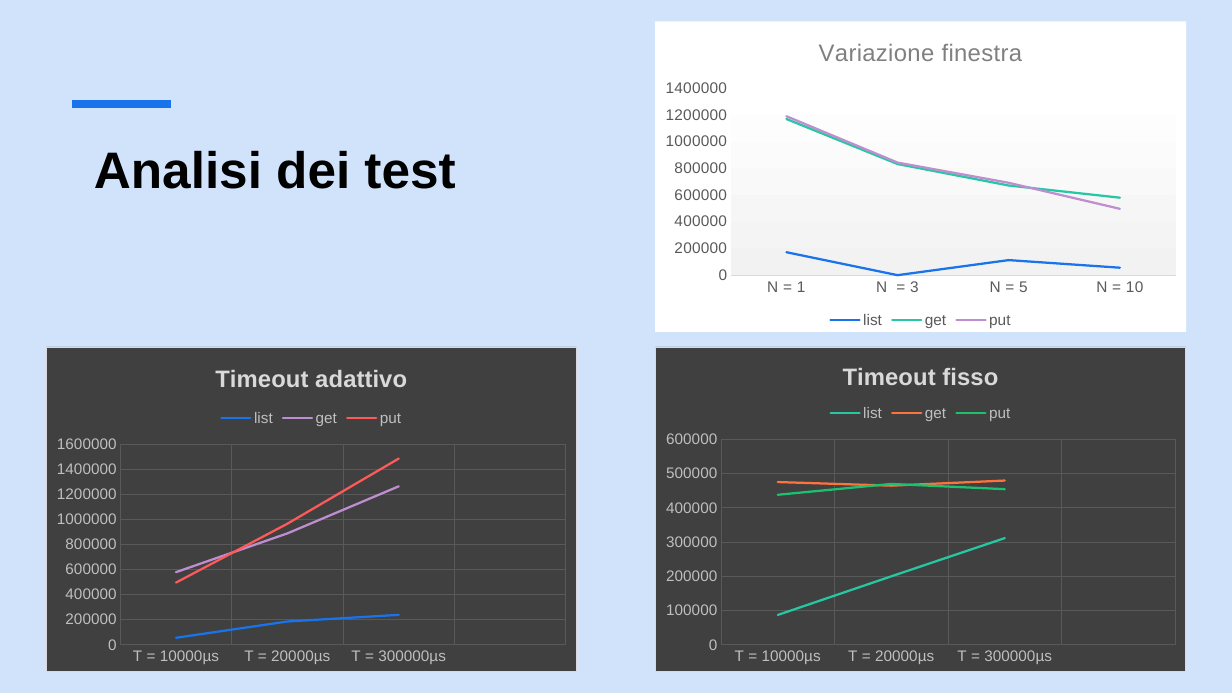
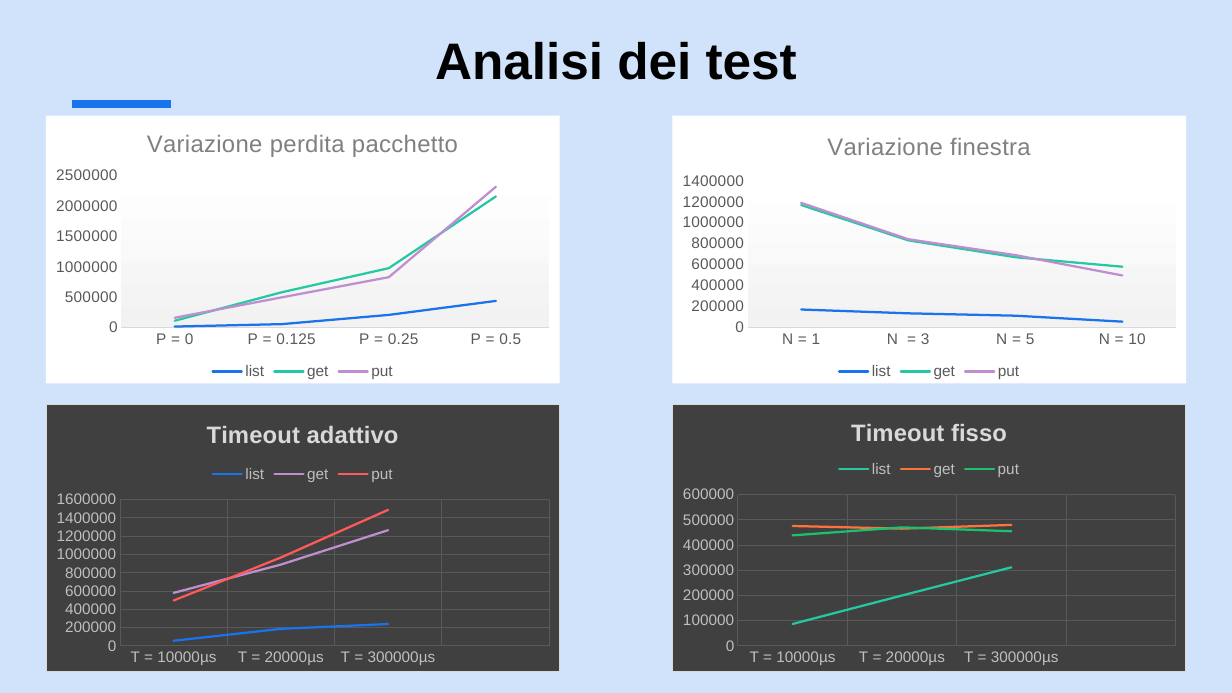
Before and after one commit to saratrava/IIW, a slide deck: slide 18 of Reliable File Tranfer.pptx. Drawn at 1232x693 pixels with LibreOffice and Linux fonts; fonts in the diff are those of the drawing. Boxes give left, top, right and bottom in pixels: in the first picture for what was removed or moved away, otherwise in the second. Text is boxed around its words. In the diff, an @@ line names an element or a change of style, - is before the commit and + after.

```diff
--- a/Reliable File Tranfer.pptx
+++ b/Reliable File Tranfer.pptx
@@ text "Analisi dei test": place and size @@
-text "Analisi dei test" at [94, 150, 455, 189]
+text "Analisi dei test" at [435, 41, 797, 80]
@@ text "Analisi dei test" at [435, 41, 797, 80]: alignment left to centre @@
@@ line chart added at [46, 116, 560, 384] @@
+title "Variazione perdita pacchetto "
+categories: P = 0, P = 0.125, P = 0.25, P = 0.5
+list: 20000, 60000, 210000, 440000
+get: 110000, 580000, 980000, 2160000
+put: 160000, 500000, 830000, 2320000
@@ line chart at [673, 116, 1187, 384] @@
@@ list, N  = 3: 0 to 140000 @@
@@ line chart: place and size @@
-line chart at [655, 21, 1187, 332]
+line chart at [673, 116, 1187, 384]
@@ line chart: place and size @@
-line chart at [46, 347, 578, 672]
+line chart at [46, 404, 560, 672]
@@ line chart: place and size @@
-line chart at [655, 347, 1187, 672]
+line chart at [673, 404, 1187, 672]
```
Also in this commit, not shown: 1 other slide changed.
